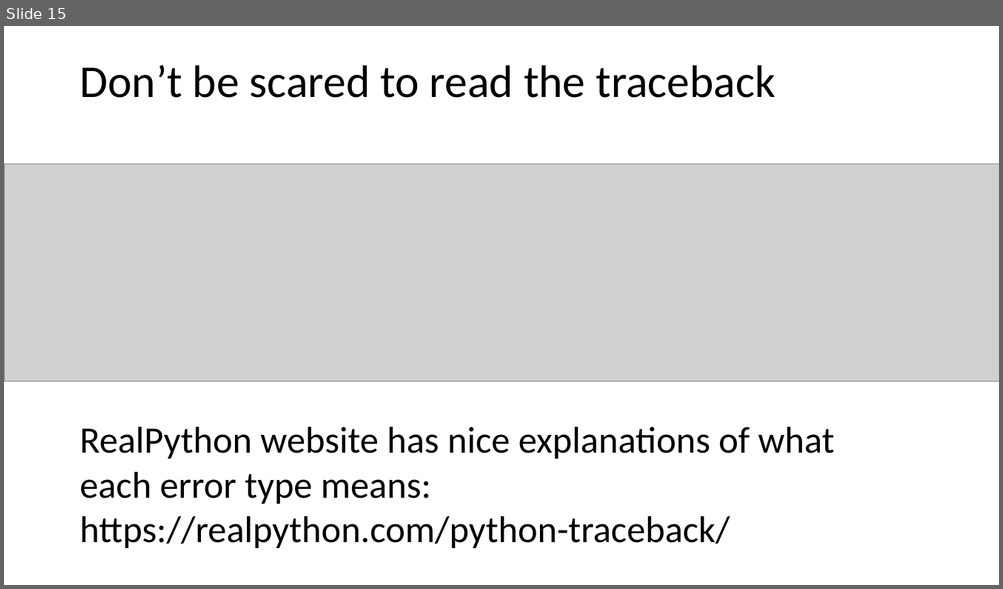
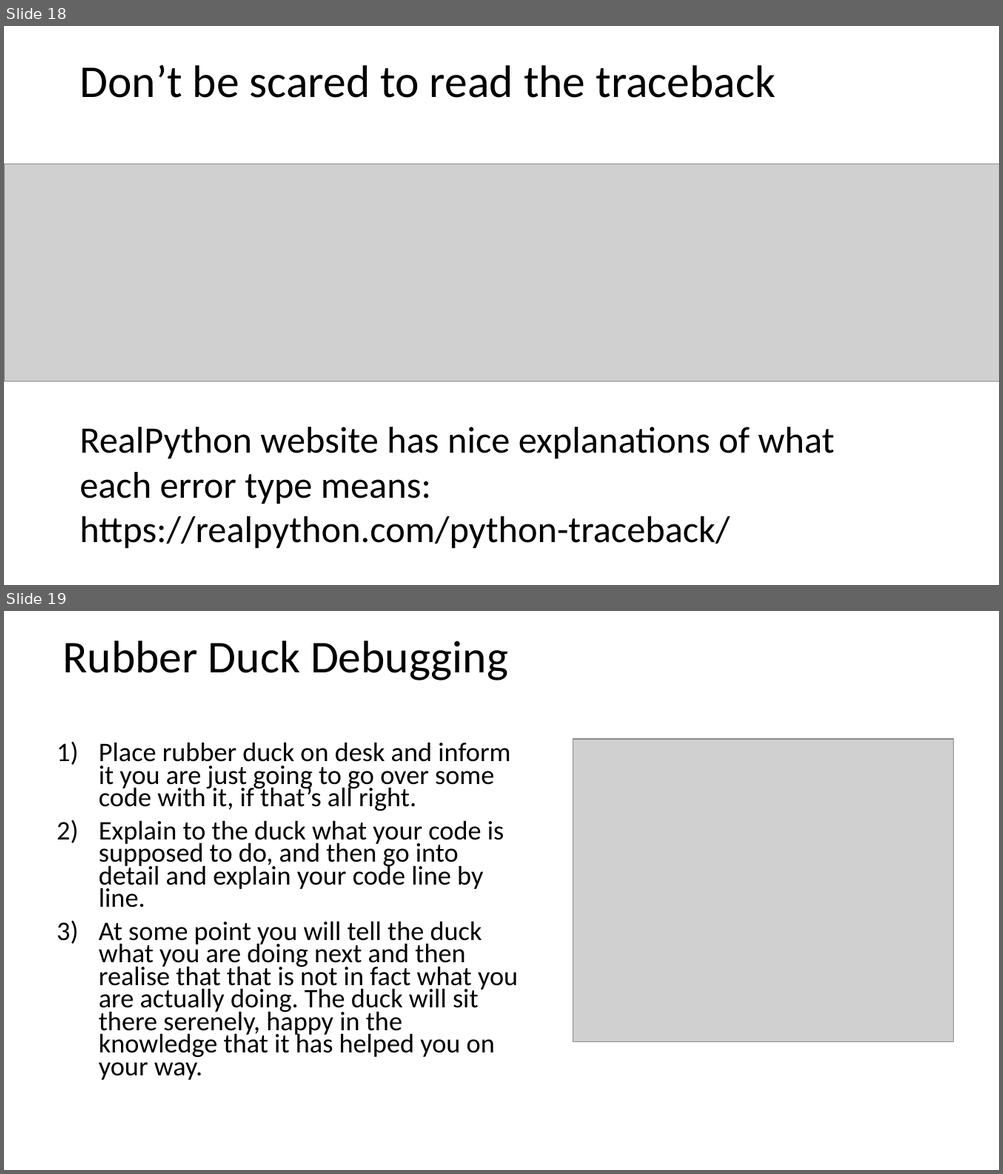
Before and after one commit to aleslab/PS4106_2022-23, a slide deck: slides/PS4106 - debugging.pptx. Shown one above the other, each under a label of ours: slide 15 before the commit, slides 18 and 19 after it. The pictures are 1003x589 and 1003x1174 pixels, drawn with LibreOffice and Linux fonts; fonts in the diff are those of the drawing; grey boxes stand for pictures. Boxes give left, top, right and bottom in pixels: in the first picture for what was removed or moved away, otherwise in the second. Text is boxed around its words. In the diff, an @@ line names an element or a change of style, - is before the commit and + after.

Commit message:
Updated debugging slices

```diff
--- a/slides/PS4106 - debugging.pptx
+++ b/slides/PS4106 - debugging.pptx
@@ slide 19 added at <box>4,611,999,1170</box>, background #FFFFFF @@
@@ title added at <box>63,641,508,681</box>, 44 pt, text #000000 @@
+Rubber Duck Debugging
@@ text added at <box>99,742,518,1080</box>, 25.9 pt, text #000000 @@
+1) Place rubber duck on desk and inform it you are just going to go over some code with it, if that’s all right.
+2) Explain to the duck what your code is supposed to do, and then go into detail and explain your code line by line.
+3) At some point you will tell the duck what you are doing next and then realise that that is not in fact what you are actually doing. The duck will sit there serenely, happy in the knowledge that it has helped you on your way.
@@ picture added at <box>572,739,954,1043</box> @@
@@ what was slide 15 is now slide 18 @@
```
Also in this commit, not shown: 4 other slides added.
